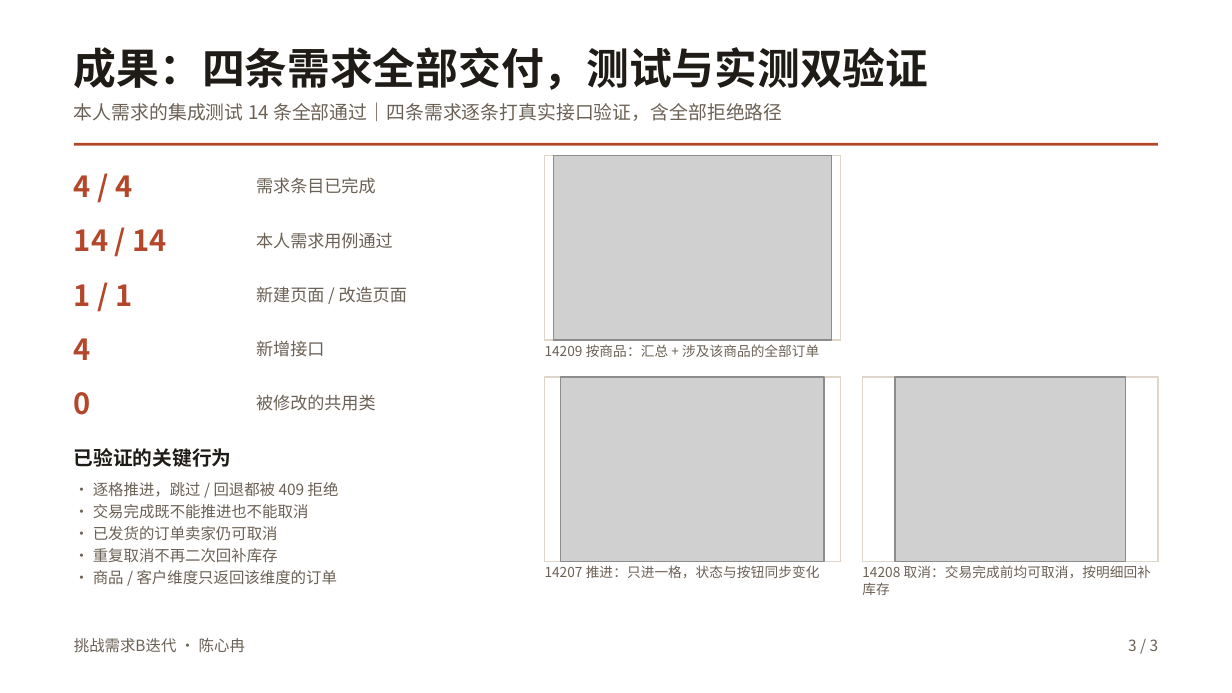
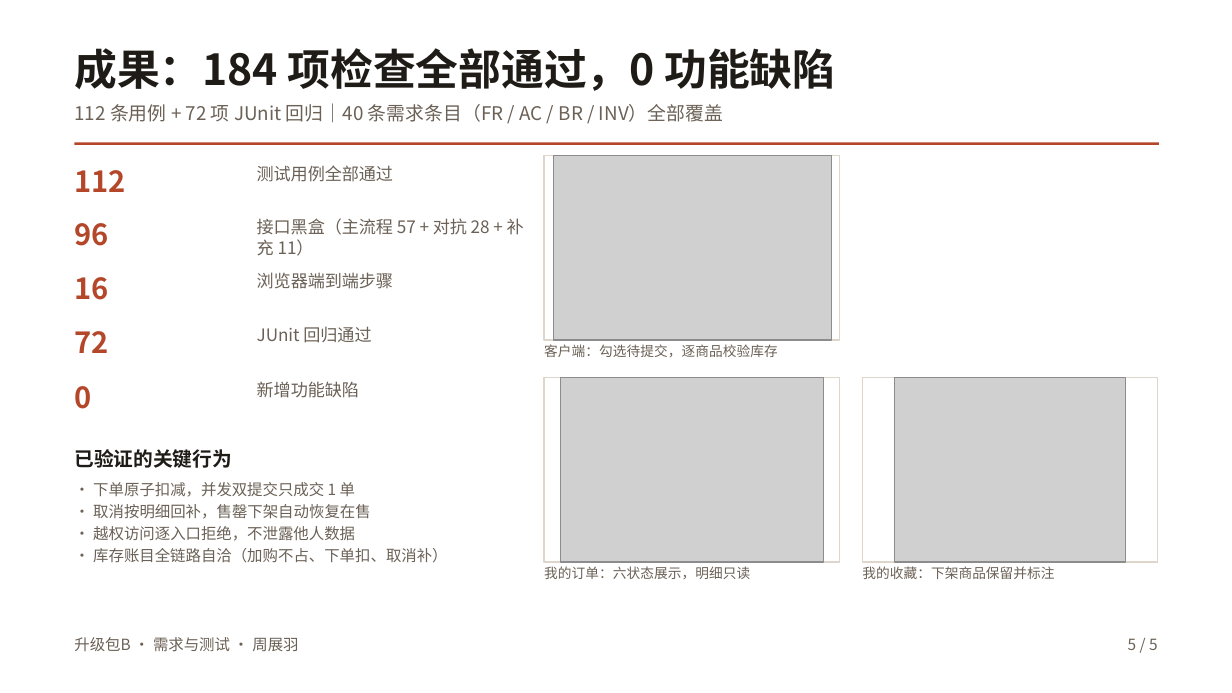
Before and after one commit to hds556/se-course-project, a slide deck: slide 33 of 成果物/第二组第四次阶段性评审报告.pptx (slide 9 before the commit). Drawn at 1232x693 pixels with LibreOffice and Linux fonts; fonts in the diff are those of the drawing; grey boxes stand for pictures. Boxes give left, top, right and bottom in pixels: in the first picture for what was removed or moved away, otherwise in the second. Text is boxed around its words. In the diff, an @@ line names an element or a change of style, - is before the commit and + after.

Commit message:
成果物: 更新第四次阶段性评审报告并补充汇报PPT副本

```diff
--- a/成果物/第二组第四次阶段性评审报告.pptx
+++ b/成果物/第二组第四次阶段性评审报告.pptx
@@ text at [74, 48, 835, 91]: text changed @@
-成果：四条需求全部交付，测试与实测双验证
+成果：184 项检查全部通过，0 功能缺陷
@@ text at [74, 103, 723, 122]: text changed @@
-本人需求的集成测试 14 条全部通过｜四条需求逐条打真实接口验证，含全部拒绝路径
+112 条用例 + 72 项 JUnit 回归｜40 条需求条目（FR / AC / BR / INV）全部覆盖
@@ text at [74, 170, 126, 192]: text changed @@
-4 / 4
+112
@@ text removed at [256, 177, 375, 194] @@
-需求条目已完成
@@ text at [257, 165, 393, 182]: text changed @@
-本人需求用例通过
+测试用例全部通过
@@ text at [74, 223, 108, 246]: text changed @@
-14 / 14
+96
@@ text added at [257, 218, 524, 256], 10 pt, text #6B6156 @@
+接口黑盒（主流程 57 + 对抗 28 + 补充 11）
@@ text at [74, 277, 108, 300]: text changed @@
-1 / 1
+16
@@ text at [257, 272, 393, 289]: text changed @@
-新建页面 / 改造页面
+浏览器端到端步骤
@@ vertical alignment middle to top in 8 elements at [74, 386, 91, 409], [257, 165, 393, 182], [257, 381, 359, 398], [74, 170, 126, 192], [74, 223, 108, 246], [74, 277, 108, 300], [257, 272, 393, 289], [74, 331, 108, 353] @@
@@ text added at [257, 326, 371, 343], 10 pt, text #6B6156 @@
+JUnit 回归通过
@@ text at [74, 331, 108, 353]: text changed @@
-4
+72
@@ text at [544, 344, 778, 357]: text changed @@
-14209 按商品：汇总 + 涉及该商品的全部订单
+客户端：勾选待提交，逐商品校验库存
@@ text at [257, 381, 359, 398]: text changed @@
-新增接口
+新增功能缺陷
@@ text removed at [256, 394, 375, 411] @@
-被修改的共用类
@@ text at [93, 482, 447, 563]: text changed @@
-• 逐格推进，跳过 / 回退都被 409 拒绝
-• 交易完成既不能推进也不能取消
-• 已发货的订单卖家仍可取消
-• 重复取消不再二次回补库存
-• 商品 / 客户维度只返回该维度的订单
+• 下单原子扣减，并发双提交只成交 1 单
+• 取消按明细回补，售罄下架自动恢复在售
+• 越权访问逐入口拒绝，不泄露他人数据
+• 库存账目全链路自洽（加购不占、下单扣、取消补）
@@ text at [544, 566, 750, 579]: text changed @@
-14207 推进：只进一格，状态与按钮同步变化
+我的订单：六状态展示，明细只读
@@ text removed at [862, 565, 1151, 595] @@
-14208 取消：交易完成前均可取消，按明细回补库存
@@ text added at [862, 566, 1054, 579], 8 pt, text #6B6156 @@
+我的收藏：下架商品保留并标注
@@ text at [74, 637, 298, 652]: text changed @@
-挑战需求B迭代 · 陈心冉
+升级包B · 需求与测试 · 周展羽
@@ text at [1128, 638, 1158, 650]: text changed @@
-3 / 3
+5 / 5
```
Also in this commit, not shown: 5 other slides changed, 11 slides added, 5 slides removed, 1 other file.
